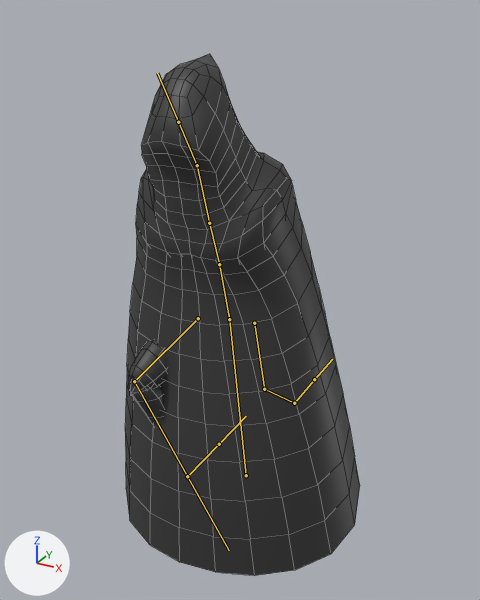
Two versions of the FBX model Assets/MODEL/SPIRIT MAN.fbx, one commit apart.
Before and after are seen from a 50 mm lens placed at (4.09, -7.64, 6.78), pointed at (-0.03, -0.15, 3.04). Every picture has the same lights, and +X, +Y and +Z are marked at lower left. The older version comes first. Both versions are drawn at frame 35 of the action 'rig|walk'; the numbers are the values there. The bones that change, and the others that lie on the model, are drawn over the model as lines. Mesh edges are drawn as thin lines.
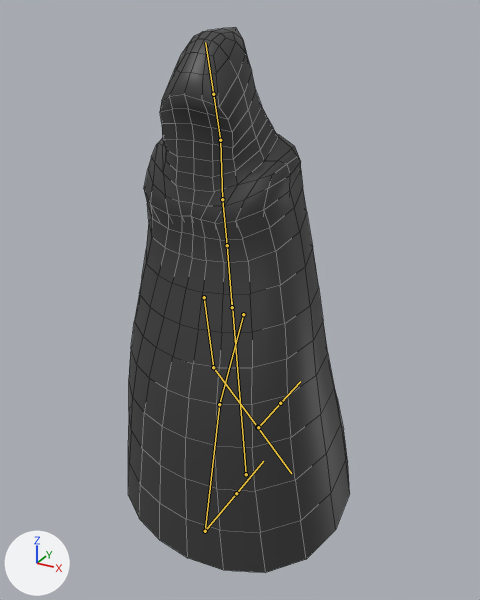
Location of each change, [x1, y1, x2, y2] in pixels of the pictures (480 x 600 px):
'Cube.005', posed: before [125, 54, 360, 576]; after [128, 27, 350, 573]
bone 'ROOT', root to tip: before (246, 475) to (229, 314); after (246, 474) to (232, 302)
bone 'HIPS', root to tip: before (229, 319) to (219, 264); after (232, 307) to (227, 245)
bone 'SPINE', root to tip: before (219, 264) to (209, 223); after (227, 245) to (222, 199)
bone 'CHEST', root to tip: before (209, 223) to (197, 165); after (222, 199) to (220, 140)
bone 'NECK', root to tip: before (197, 165) to (178, 122); after (220, 140) to (213, 94)
bone 'LEG.L', root to tip: before (198, 318) to (134, 381); after (204, 297) to (213, 367)
bone 'CALF.L', root to tip: before (134, 381) to (187, 476); after (213, 367) to (257, 427)
bone 'LEG.R', root to tip: before (254, 323) to (264, 389); after (243, 314) to (219, 404)
bone 'CALF.R', root to tip: before (264, 389) to (294, 403); after (219, 404) to (205, 531)

The change in detail:
Bone 'ROOT' (bone_root) moves from (0.0, -0.09, 0.0) to (0.0, -0.07, 0.0).
Bone 'ROOT' (bone_root) turns from (11, 14, 2) to (6, -16, -1) degrees about its own x, y and z.
Bone 'HIPS' (bone_hips) turns from (2, -4, 1) to (-5, 4, 1) degrees about its own x, y and z.
Bone 'SPINE' (bone_spine) turns from (10, -4, 1) to (10, 4, -1) degrees about its own x, y and z.
Bone 'CHEST' (bone_chest) turns from (2, -4, 1) to (2, 4, -1) degrees about its own x, y and z.
Bone 'NECK' (bone_neck) turns from (-2, -3, 2) to (0, 4, -2) degrees about its own x, y and z.
Bone 'LEG.L' (bone_leg_l) turns from (64, 34, -5) to (-8, -9, 14) degrees about its own x, y and z.
Bone 'CALF.L' (bone_calf_l) turns from (-63, 11, 18) to (-2, 0, 1) degrees about its own x, y and z.
Bone 'LEG.R' (bone_leg_r) turns from (-10, 9, -14) to (41, -29, -4) degrees about its own x, y and z.
Bone 'CALF.R' (bone_calf_r) turns from (-15, -1, -5) to (-17, -1, -6) degrees about its own x, y and z.
